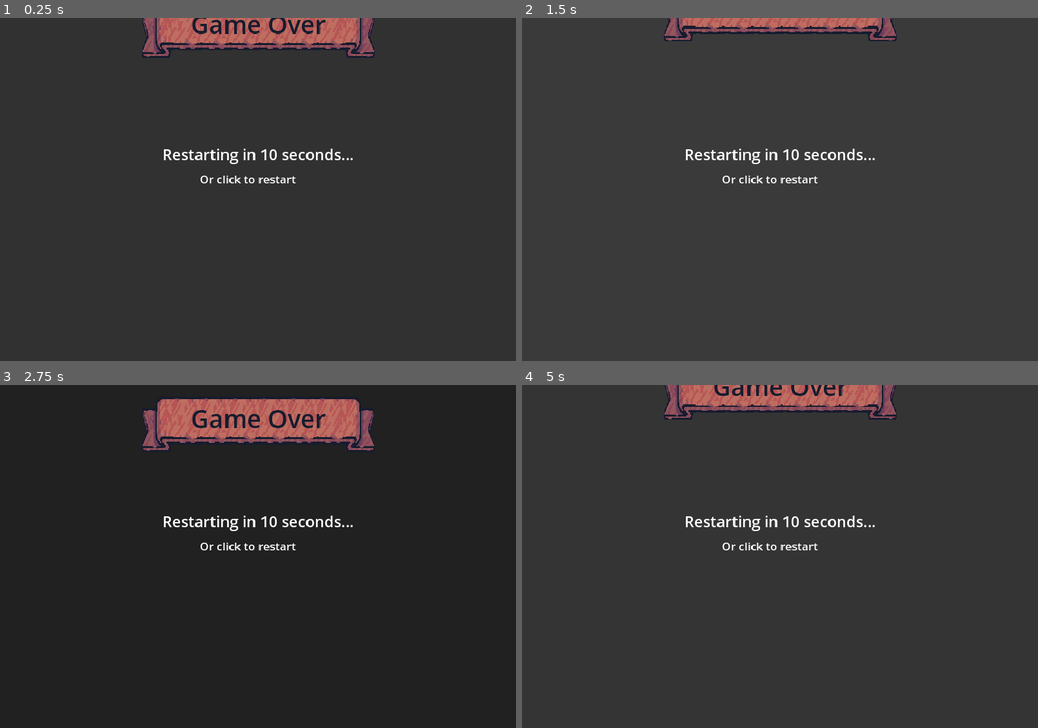
Above: before the commit, frames 1-4 (two rows, left to right).
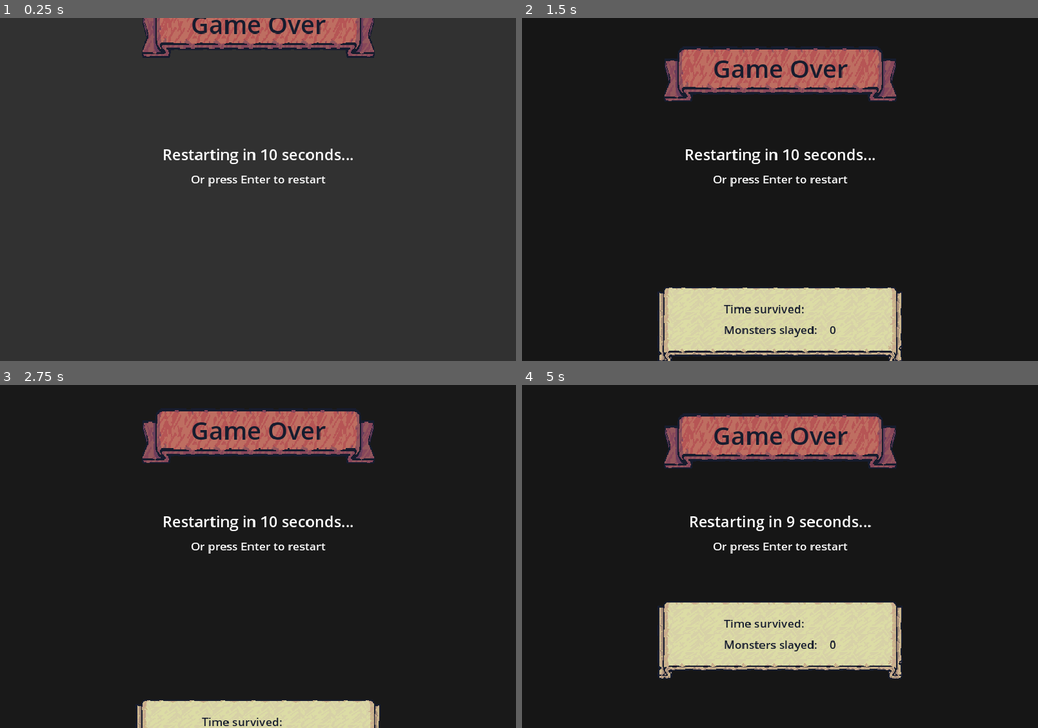
Above: after the commit, the same moments.

Repository: bluejynz/survivallike-godot
Game: Godot game, scene res://ui/game_over_ui.tscn
Same seed, same stepped clock (60 frames per second), same inputs: the game is played once before the commit and once after it. This scene is started directly instead of the project's main scene.
Inputs (mouse positions are in pixels of both pictures, inside the frame that each line leads up to):
- Up to frame 1 (0.25 s): no input
- Up to frame 2 (1.5 s): tap Enter (return, bound only after the commit) at 0.5 s; move the mouse to (893, 172) at 0.52 s; hold D (move_right) 0.53-1.25 s; hold Enter (return, bound only after the commit) 0.53-1.25 s; click (893, 172) at 0.67 s; drag from (676, 206) to (754, 258) at 1.27 s
- Up to frame 3 (2.75 s): tap Enter (return, bound only after the commit) at 2 s; move the mouse to (309, 481) at 2.02 s; hold D (move_right) from 2.03 s (still down); hold Enter (return, bound only after the commit) from 2.03 s (still down); click (309, 481) at 2.17 s
- Up to frame 4 (5 s): release D (move_right) at 2.75 s; release Enter (return, bound only after the commit) at 2.75 s; drag from (754, 625) to (625, 505) at 2.77 s; tap Enter (return, bound only after the commit) at 3.5 s; move the mouse to (934, 607) at 3.52 s; hold A (move_left) 3.53-4.25 s; hold Enter (return, bound only after the commit) 3.53-4.25 s; click (934, 607) at 3.6 s; drag from (625, 505) to (702, 470) at 4.27 s

The runs differ from the first frame. In frame 1, 0.3% of the frame differs, in the area x 37-64%, y 45-50%; in frame 2, 99%; in frame 3, 9.4%; in frame 4, 99%, in the area x 0-100%, y 0-100%.

Commit message:
refactor: change key to restart and some input keys

Diff:
--- a/project.godot
+++ b/project.godot
@@ -42,7 +42,7 @@
 move_up={
 "deadzone": 0.5,
 "events": [Object(InputEventKey,"resource_local_to_scene":false,"resource_name":"","device":-1,"window_id":0,"alt_pressed":false,"shift_pressed":false,"ctrl_pressed":false,"meta_pressed":false,"pressed":false,"keycode":0,"physical_keycode":87,"key_label":0,"unicode":119,"echo":false,"script":null)
-, Object(InputEventKey,"resource_local_to_scene":false,"resource_name":"","device":-1,"window_id":0,"alt_pressed":false,"shift_pressed":false,"ctrl_pressed":false,"meta_pressed":false,"pressed":false,"keycode":0,"physical_keycode":4194321,"key_label":0,"unicode":0,"echo":false,"script":null)
+, Object(InputEventKey,"resource_local_to_scene":false,"resource_name":"","device":-1,"window_id":0,"alt_pressed":false,"shift_pressed":false,"ctrl_pressed":false,"meta_pressed":false,"pressed":false,"keycode":0,"physical_keycode":4194320,"key_label":0,"unicode":0,"echo":false,"script":null)
 ]
 }
 move_down={
@@ -54,7 +54,17 @@
 attack_1={
 "deadzone": 0.5,
 "events": [Object(InputEventMouseButton,"resource_local_to_scene":false,"resource_name":"","device":-1,"window_id":0,"a …(258 unchanged characters)…
-, Object(InputEventKey,"resource_local_to_scene":false,"resource_name":"","device":-1,"window_id":0,"alt_pressed":false,"shift_pressed":false,"ctrl_pressed":false,"meta_pressed":false,"pressed":false,"keycode":0,"physical_keycode":32,"key_label":0,"unicode":32,"echo":false,"script":null)
+]
+}
+dash={
+"deadzone": 0.5,
+"events": [Object(InputEventKey,"resource_local_to_scene":false,"resource_name":"","device":-1,"window_id":0,"alt_pressed":false,"shift_pressed":false,"ctrl_pressed":false,"meta_pressed":false,"pressed":false,"keycode":0,"physical_keycode":32,"key_label":0,"unicode":32,"echo":false,"script":null)
+]
+}
+return={
+"deadzone": 0.5,
+"events": [Object(InputEventKey,"resource_local_to_scene":false,"resource_name":"","device":-1,"window_id":0,"alt_pressed":false,"shift_pressed":false,"ctrl_pressed":false,"meta_pressed":false,"pressed":false,"keycode":0,"physical_keycode":4194309,"key_label":0,"unicode":0,"echo":false,"script":null)
+, Object(InputEventKey,"resource_local_to_scene":false,"resource_name":"","device":-1,"window_id":0,"alt_pressed":false,"shift_pressed":false,"ctrl_pressed":false,"meta_pressed":false,"pressed":false,"keycode":0,"physical_keycode":4194310,"key_label":0,"unicode":0,"echo":false,"script":null)
 ]
 }
 
--- a/ui/game_over_ui.gd
+++ b/ui/game_over_ui.gd
@@ -21,7 +21,7 @@
 		restart_game()
 
 func _input(event):
-	if event is InputEventMouseButton:
+	if event.is_action_pressed("return"):
 		restart_cooldown = 0
 
 func restart_game():
--- a/ui/game_over_ui.tscn
+++ b/ui/game_over_ui.tscn
@@ -274,5 +274,5 @@
 offset_bottom = -10.0
 grow_horizontal = 2
 grow_vertical = 2
-text = "Or click to restart"
+text = "Or press Enter to restart"
 label_settings = SubResource("LabelSettings_mdgnk")
